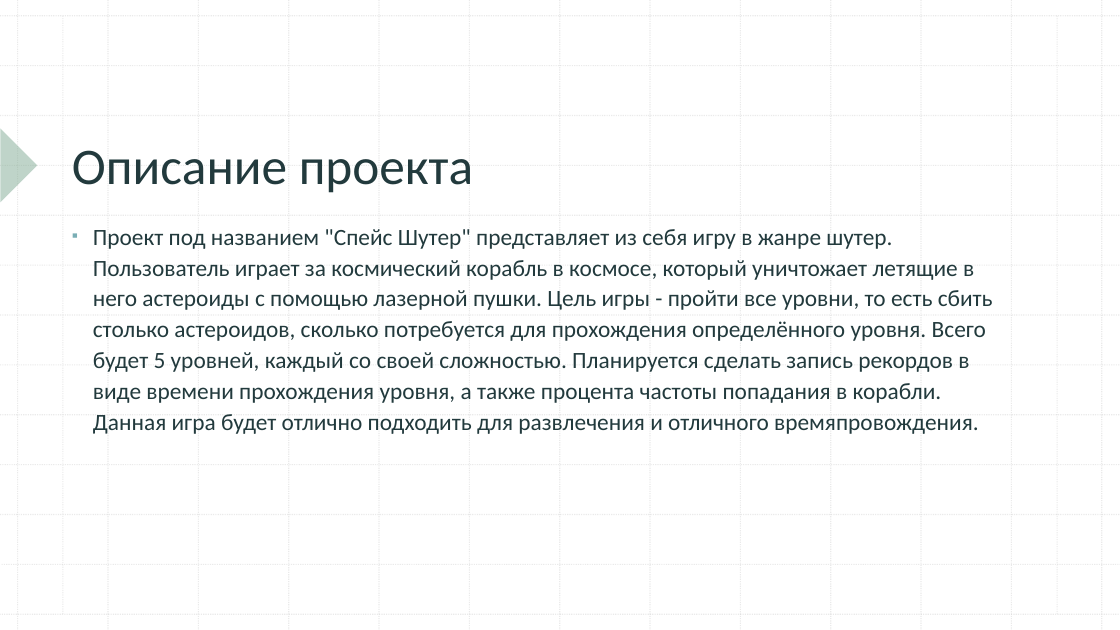
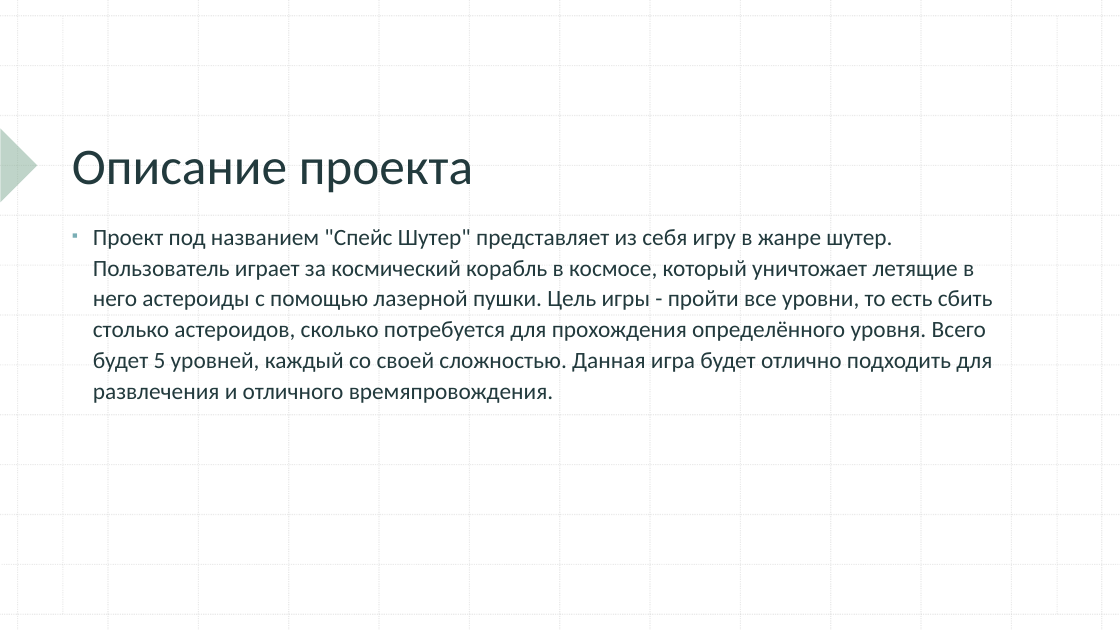
Before and after one commit to haz0x676/pygame-proj, a slide deck: slide 2 of text/preza.pptx. Drawn at 1120x630 pixels with LibreOffice and Linux fonts; fonts in the diff are those of the drawing. Boxes give left, top, right and bottom in pixels: in the first picture for what was removed or moved away, otherwise in the second. Text is boxed around its words. In the diff, an @@ line names an element or a change of style, - is before the commit and + after.

```diff
--- a/text/preza.pptx
+++ b/text/preza.pptx
@@ text at bbox=[93, 229, 993, 403]: text changed @@
-▪ Проект под названием "Спейс Шутер" представляет из себя игру в жанре шутер. Пользователь играет за космический корабль в космосе, который уничтожает летящие в него астероиды с помощью лазерной пушки. Цель игры - пройти все уровни, то есть сбить столько астероидов, сколько потребуется для прохождения определённого уровня. Всего будет 5 уровней, каждый со своей сложностью. Планируется сделать запись рекордов в виде времени прохождения уровня, а также процента частоты попадания в корабли. Данная игра будет отлично подходить для развлечения и отличного времяпровождения.
+▪ Проект под названием "Спейс Шутер" представляет из себя игру в жанре шутер. Пользователь играет за космический корабль в космосе, который уничтожает летящие в него астероиды с помощью лазерной пушки. Цель игры - пройти все уровни, то есть сбить столько астероидов, сколько потребуется для прохождения определённого уровня. Всего будет 5 уровней, каждый со своей сложностью. Данная игра будет отлично подходить для развлечения и отличного времяпровождения.
```
Also in this commit, not shown: 2 other slides changed, 5 other files.
